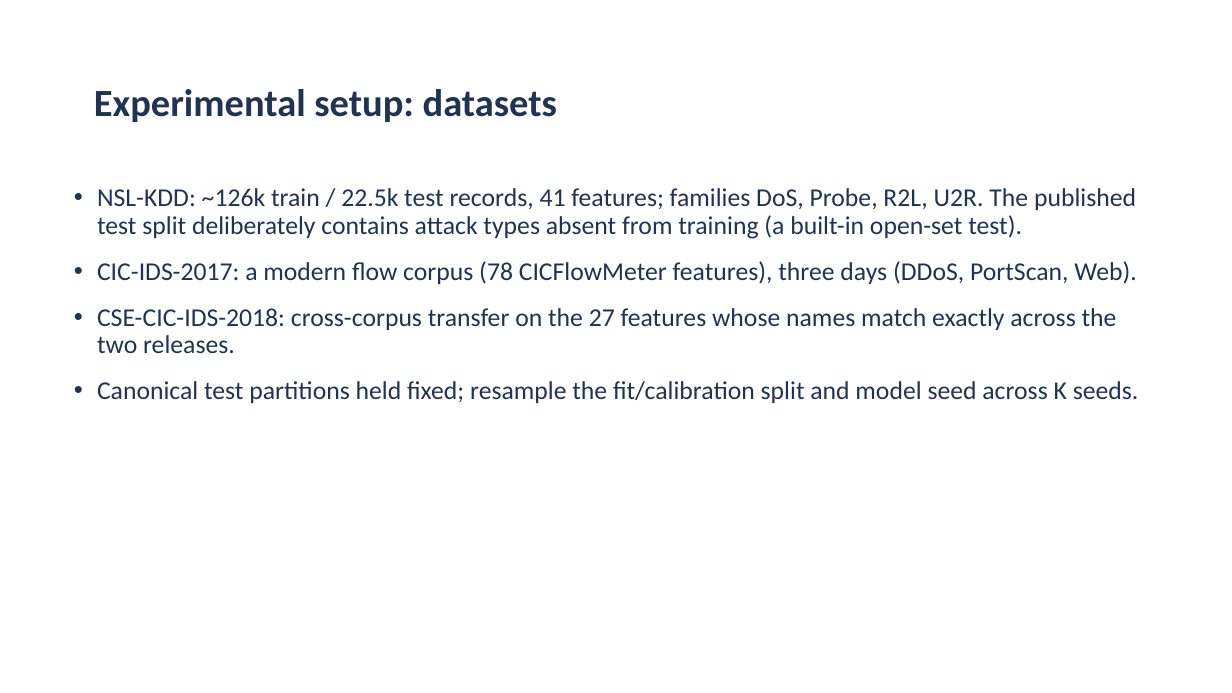
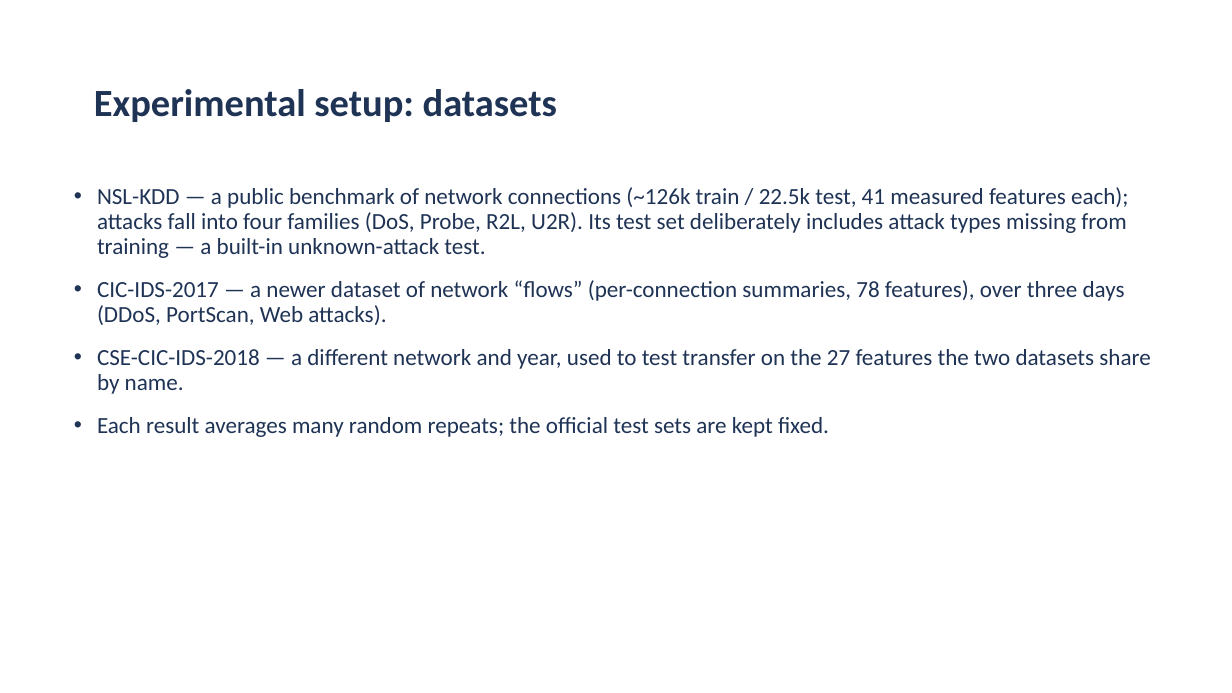
Before and after one commit to aiparallel0/chaoscrypt, a slide deck: slide 6 of papers/paper2-ids-selective/presentation.pptx. Drawn at 1232x693 pixels with LibreOffice and Linux fonts; fonts in the diff are those of the drawing; background and template pictures are left out. Boxes give left, top, right and bottom in pixels: in the first picture for what was removed or moved away, otherwise in the second. Text is boxed around its words. In the diff, an @@ line names an element or a change of style, - is before the commit and + after.

```diff
--- a/papers/paper2-ids-selective/presentation.pptx
+++ b/papers/paper2-ids-selective/presentation.pptx
@@ text at (97, 187, 1150, 437): text changed; size 20 to 18 pt @@
-• NSL-KDD: ~126k train / 22.5k test records, 41 features; families DoS, Probe, R2L, U2R. The published test split deliberately contains attack types absent from training (a built-in open-set test).
-• CIC-IDS-2017: a modern flow corpus (78 CICFlowMeter features), three days (DDoS, PortScan, Web).
-• CSE-CIC-IDS-2018: cross-corpus transfer on the 27 features whose names match exactly across the two releases.
-• Canonical test partitions held fixed; resample the fit/calibration split and model seed across K seeds.
+• NSL-KDD — a public benchmark of network connections (~126k train / 22.5k test, 41 measured features each); attacks fall into four families (DoS, Probe, R2L, U2R). Its test set deliberately includes attack types missing from training — a built-in unknown-attack test.
+• CIC-IDS-2017 — a newer dataset of network “flows” (per-connection summaries, 78 features), over three days (DDoS, PortScan, Web attacks).
+• CSE-CIC-IDS-2018 — a different network and year, used to test transfer on the 27 features the two datasets share by name.
+• Each result averages many random repeats; the official test sets are kept fixed.
```
Also in this commit, not shown: 15 other slides changed, 2 other files.
